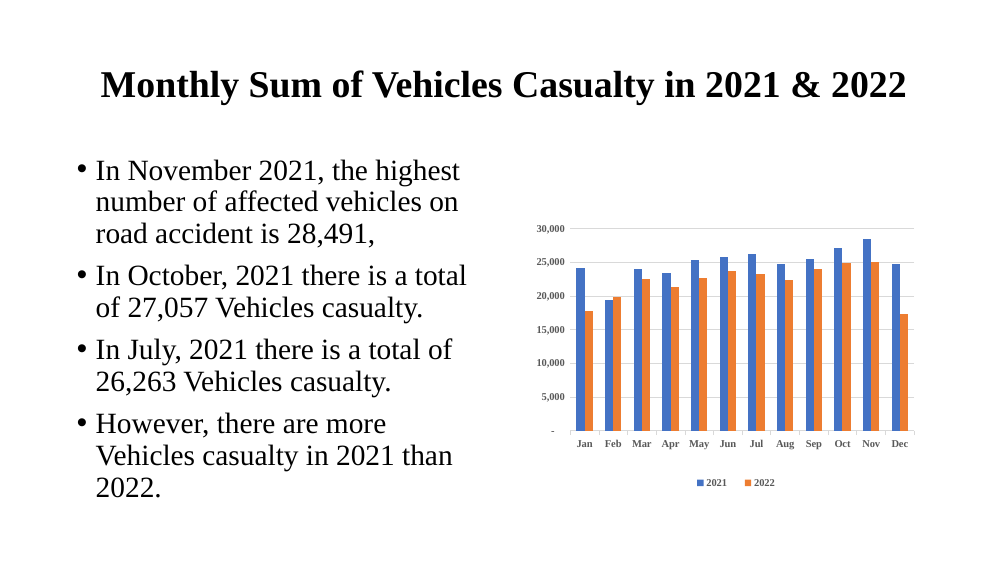
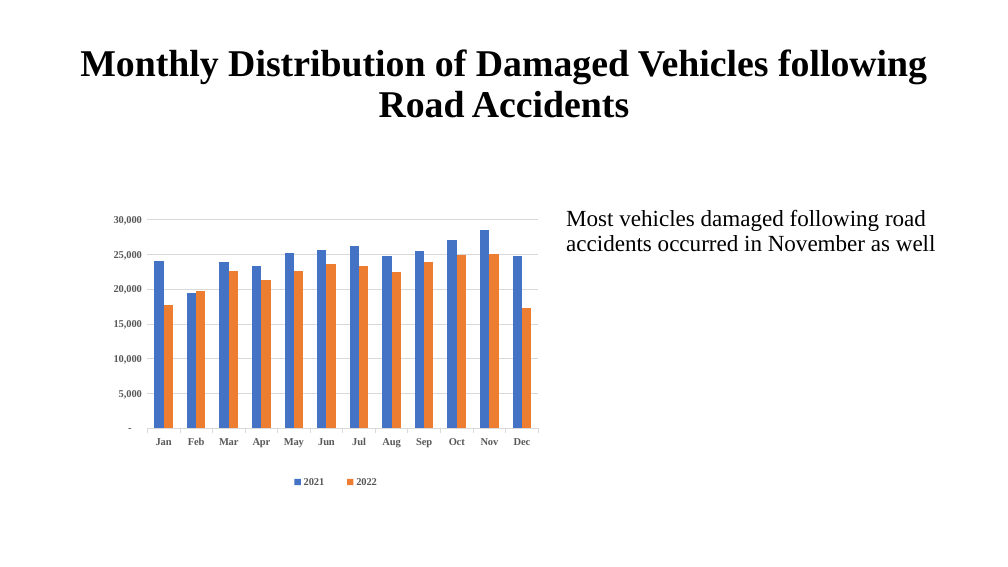
Before and after one commit to Amy2220/Amy_Projects, a slide deck: slide 3 of Road_Accident_Analysis/Road_Accident_Data.pptx. Drawn at 1008x567 pixels with LibreOffice and Linux fonts; fonts in the diff are those of the drawing. Boxes give left, top, right and bottom in pixels: in the first picture for what was removed or moved away, otherwise in the second. Text is boxed around its words. In the diff, an @@ line names an element or a change of style, - is before the commit and + after.

```diff
--- a/Road_Accident_Analysis/Road_Accident_Data.pptx
+++ b/Road_Accident_Analysis/Road_Accident_Data.pptx
@@ title at [80,49,927,118]: text changed @@
-Monthly Sum of Vehicles Casualty in 2021 & 2022
+Monthly Distribution of Damaged Vehicles following Road Accidents
@@ column chart: place and size @@
-column chart at [510,151,939,511]
+column chart at [79,140,566,511]
@@ text removed at [96,159,467,498] @@
-• In November 2021, the highest number of affected vehicles on road accident is 28,491,
-• In October, 2021 there is a total of 27,057 Vehicles casualty.
-• In July, 2021 there is a total of 26,263 Vehicles casualty.
-• However, there are more Vehicles casualty in 2021 than 2022.
@@ text added at [566,209,936,252], 22 pt, text #000000 @@
+Most vehicles damaged following road accidents occurred in November as well
```
Also in this commit, not shown: 6 other slides changed.
